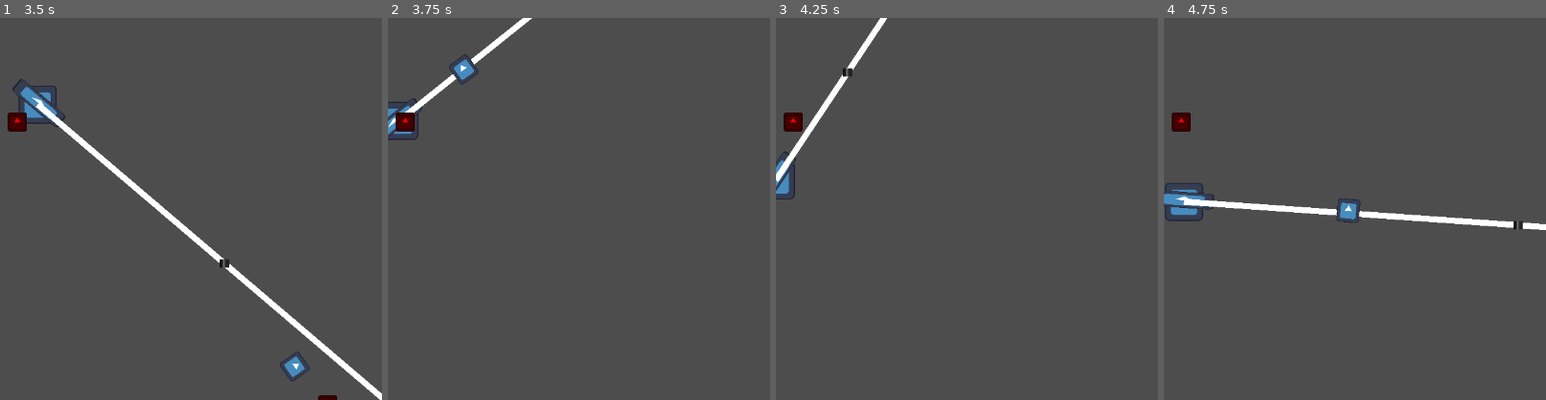
Above: before the commit, frames 1-4 (left to right).
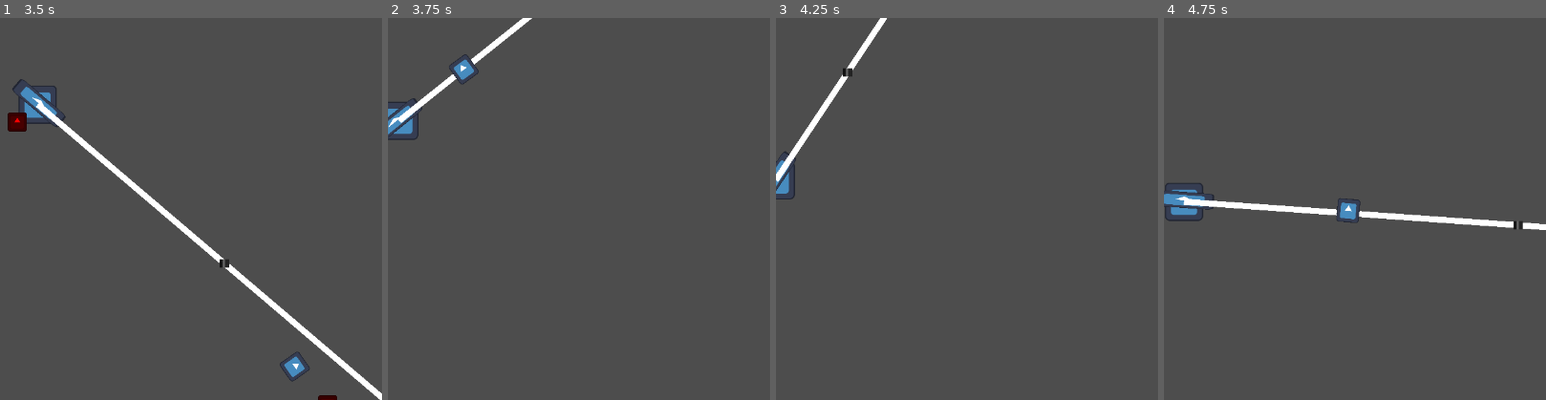
Above: after the commit, the same moments.

Repository: KoB-Kirito/uol-gamejam-10
Game: Godot game, scene res://level/level_2.tscn
Two runs of this game, one before a commit and one after it. Both use one fixed random seed, a clock stepped at 60 frames per second and the inputs below. This scene is started directly instead of the project's main scene. The engine's default icon, where the game draws it, is replaced by a stand-in: a white triangle on a blue panel in a dark square.
Inputs (mouse positions are % of the whole screen's width and height, from its top left):
- Up to frame 1 (3.5 s): tap Enter at 0.5 s; move the mouse to (45, 70) at 0.52 s; hold W (up) 0.53-2.03 s; click (45, 70) at 0.6 s; move the mouse to (80, 65) at 1.27 s; click (80, 65) at 1.35 s; move the mouse to (20, 35) at 2.02 s; hold A (left) from 2.03 s (still down); click (20, 35) at 2.1 s; move the mouse to (55, 50) at 2.77 s; click (55, 50) at 2.85 s
- Up to frame 2 (3.75 s): move the mouse to (35, 25) at 3.52 s; release A (left) at 3.53 s; hold S (down) from 3.53 s (still down); click (35, 25) at 3.6 s
- Up to frame 3 (4.25 s): keep holding S (down)
- Up to frame 4 (4.75 s): move the mouse to (72, 45) at 4.27 s; release S (down) at 4.28 s; hold D (right) from 4.28 s (still down); click (72, 45) at 4.35 s
The pictures show only the part of the screen within x 26-76%, y 18-68%; the shares and areas given below are measured in that part.

Frame 1 is identical in both runs. In frame 2, 0.2% of the frame differs, in the area x 2-7%, y 24-30%; in frame 3, 0.2%; in frame 4, 0.2%.

Commit message:
Gun Updated
The gun now fires the bullet, instead of the P
player creating it.
The Gun now has a variable for a bullet Scene that can be switched out with different bullets for the different weapons

Diff:
--- a/character_body_2d.gd
+++ b/character_body_2d.gd
@@ -8,8 +8,6 @@
 
 var hasShot = false
 @export var knockback = 200
-
-@onready var bullet = preload("res://bullet.tscn")
 
 func get_input():
 	var input = Vector2()
@@ -36,12 +34,5 @@
 		var r = gun.rotation + PI
 		velocity += Vector2(cos(r), sin(r)) * knockback
 
-		gun.shoot()
+		gun.shoot(aim.get_cur_path())
 		hasShot = true
-
-		var b = bullet.instantiate()
-		get_parent().add_child(b)
-		b.position = gun.tip.global_position
-		b.rotation = gun.rotation
-
-		b.launch(aim.get_cur_path())
--- a/gun.gd
+++ b/gun.gd
@@ -1,5 +1,7 @@
 extends Node2D
 
+#@onready var bullet = preload("res://bullet.tscn")
+@export var bullet : PackedScene
 @onready var tip := $Sprite/Tip
 @onready var animPlayer := $AnimationPlayer
 @onready var sprite := $Sprite
@@ -12,6 +14,13 @@
 	else:
 		sprite.flip_v = false
 
-func shoot() -> void:
+func shoot(path:Array[Vector2]) -> void:
 	animPlayer.stop()
 	animPlayer.play("shoot")
+
+	var b = bullet.instantiate()
+	get_parent().add_child(b)
+	b.position = tip.global_position
+	b.rotation = rotation
+
+	b.launch(path)
--- a/gun.tscn
+++ b/gun.tscn
@@ -1,7 +1,8 @@
-[gd_scene load_steps=6 format=3 uid="uid://bvfwp4bvyktui"]
+[gd_scene load_steps=7 format=3 uid="uid://bvfwp4bvyktui"]
 
 [ext_resource type="Script" path="res://gun.gd" id="1_nvh88"]
 [ext_resource type="Texture2D" uid="uid://ts0cimfv1f58" path="res://icon.svg" id="1_v41nx"]
+[ext_resource type="PackedScene" uid="uid://b0re63ssao8id" path="res://bullet.tscn" id="2_y752r"]
 
 [sub_resource type="Animation" id="Animation_olh0g"]
 length = 0.001
@@ -42,6 +43,7 @@
 
 [node name="Gun" type="Node2D"]
 script = ExtResource("1_nvh88")
+bullet = ExtResource("2_y752r")
 
 [node name="Sprite" type="Sprite2D" parent="."]
 position = Vector2(-1, -3)
